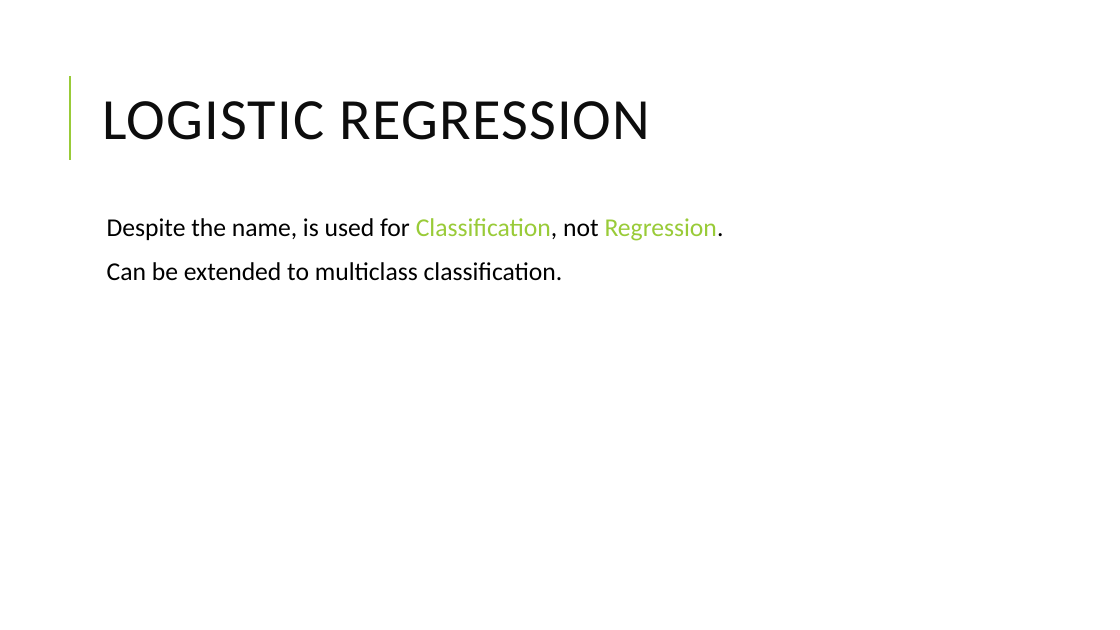
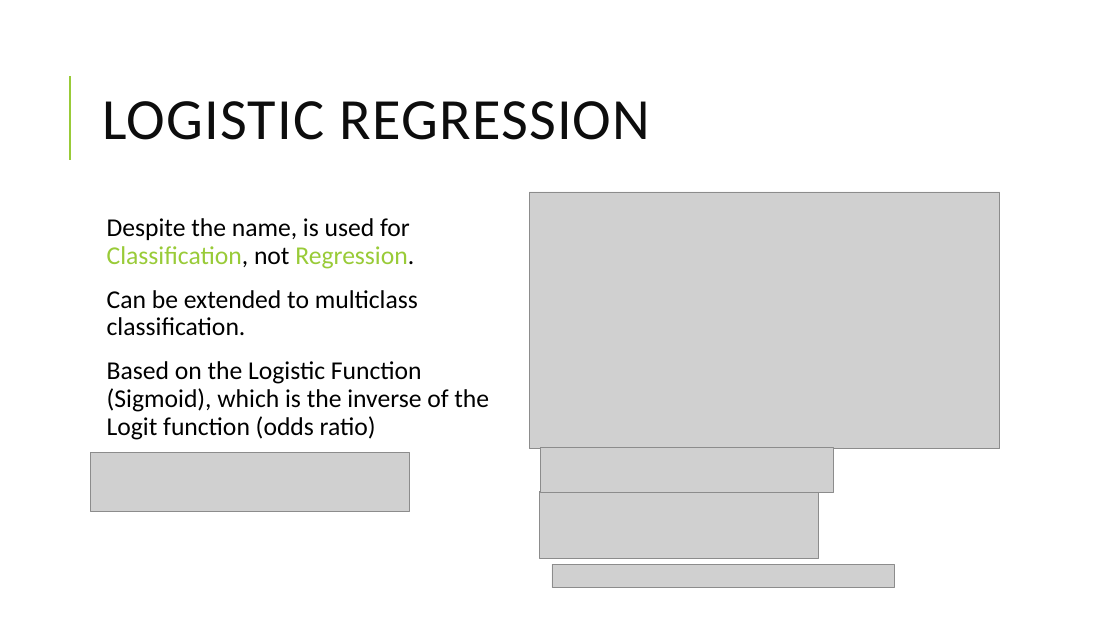
Before and after one commit to yaniv63/applied-data-science, a slide deck: slide 3 of Applied Data Science - Logistic Regression.pptx. Drawn at 1120x630 pixels with LibreOffice and Linux fonts; fonts in the diff are those of the drawing; grey boxes stand for pictures. Boxes give left, top, right and bottom in pixels: in the first picture for what was removed or moved away, otherwise in the second. Text is boxed around its words. In the diff, an @@ line names an element or a change of style, - is before the commit and + after.

```diff
--- a/Applied Data Science - Logistic Regression.pptx
+++ b/Applied Data Science - Logistic Regression.pptx
@@ picture added at box(529, 192, 1000, 450) @@
@@ text at box(107, 361, 489, 440): paragraph added @@
+  Based on the Logistic Function (Sigmoid), which is the inverse of the Logit function (odds ratio)
@@ picture added at box(540, 447, 833, 492) @@
@@ picture added at box(91, 453, 409, 512) @@
@@ picture added at box(539, 492, 818, 558) @@
@@ picture added at box(552, 565, 894, 588) @@
```
Also in this commit, not shown: 1 other slide changed, 3 slides added, 3 slides removed, 7 other files.
